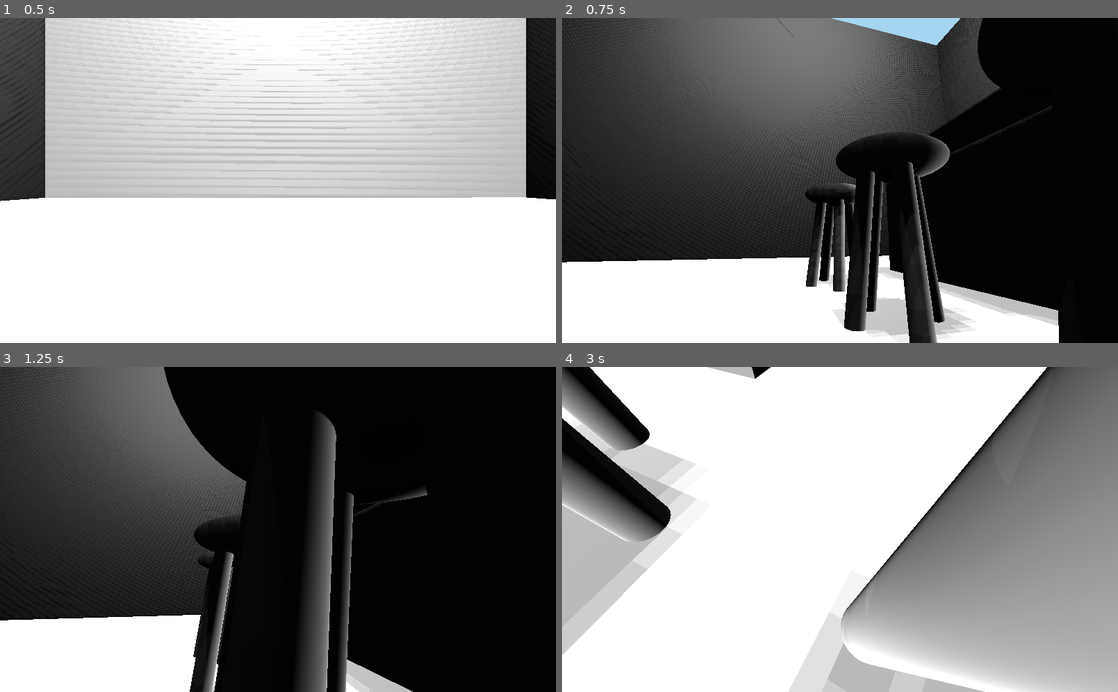
Above: before the commit, frames 1-4 (two rows, left to right).
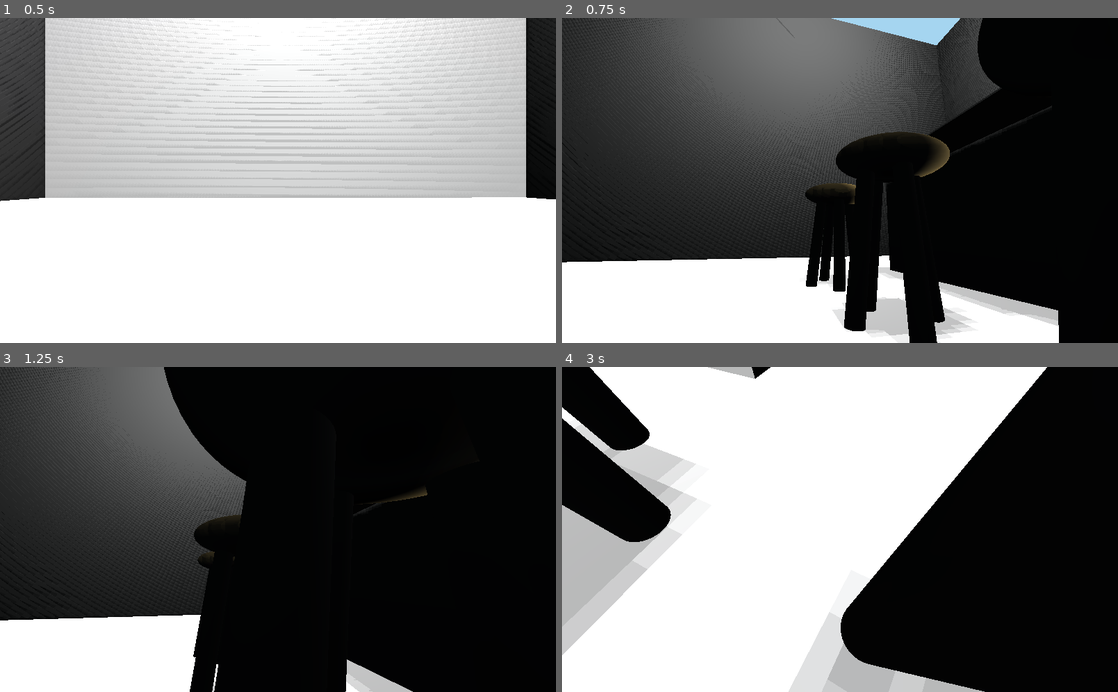
Above: after the commit, the same moments.

Repository: Gabbycl/AR218_Clay
Game: Godot game, scene res://Levels/Level0.tscn
Same seed, same stepped clock (60 frames per second), same inputs: the game is played once before the commit and once after it. The project has no main scene, so this scene is started directly.
Inputs (mouse positions are in pixels of both pictures, inside the frame that each line leads up to):
- Up to frame 1 (0.5 s): no input
- Up to frame 2 (0.75 s): tap Enter at 0.5 s; move the mouse to (962, 164) at 0.52 s; hold Right (move_right) from 0.53 s (still down)
- Up to frame 3 (1.25 s): keep holding Right (move_right); tap Space (jump) at 0.77 s
- Up to frame 4 (3 s): move the mouse to (728, 545) at 1.27 s; release Right (move_right) at 1.28 s; hold O (move_backward) 1.28-2.03 s; tap Space (jump) at 1.52 s; move the mouse to (895, 458) at 2.02 s; hold Right (move_right) 2.03-2.78 s; move the mouse to (812, 594) at 2.77 s; hold , (move_forward) from 2.78 s (still down)

Frame 1 is identical in both runs. In frame 2, 3.1% of the frame differs, in the area x 44-70%, y 35-100%; in frame 3, 5.1%; in frame 4, 37%, in the area x 0-100%, y 0-100%.

Commit message:
update

Diff:
--- a/3D_World_Workshop-main/3D_World_Workshop/Levels/Level0.tscn
+++ b/3D_World_Workshop-main/3D_World_Workshop/Levels/Level0.tscn
@@ -1,10 +1,11 @@
-[gd_scene load_steps=14 format=2]
+[gd_scene load_steps=15 format=2]
 
 [ext_resource path="res://default_env.tres" type="Environment" id=1]
 [ext_resource path="res://FirstPersonPlayer/Player.tscn" type="PackedScene" id=2]
 [ext_resource path="res://Materials/White.material" type="Material" id=3]
 [ext_resource path="res://Scenes/Stool.tscn" type="PackedScene" id=4]
 [ext_resource path="res://CatPhotos/cat_mask.jpeg" type="Texture" id=5]
+[ext_resource path="res://Scenes/Refrigerator.tscn" type="PackedScene" id=6]
 
 [sub_resource type="CubeMesh" id=1]
 material = ExtResource( 3 )
@@ -109,3 +110,6 @@
 
 [node name="Stool5" parent="." instance=ExtResource( 4 )]
 transform = Transform( 2.6032, 0, 0, 0, 2.6032, 0, 0, 0, 2.6032, 0.340633, -0.0802824, 4.7855 )
+
+[node name="Refrigerator" parent="." instance=ExtResource( 6 )]
+transform = Transform( 8.53572, 0, 0, 0, 10.5894, 0, 0, 0, 10.5894, -15.994, -0.241352, 29.4822 )
--- a/3D_World_Workshop-main/3D_World_Workshop/Materials/Light Brownl.tres
+++ b/3D_World_Workshop-main/3D_World_Workshop/Materials/Light Brownl.tres
@@ -1,3 +1,4 @@
 [gd_resource type="SpatialMaterial" format=2]
 
 [resource]
+albedo_color = Color( 0, 0, 0, 1 )
--- a/3D_World_Workshop-main/3D_World_Workshop/Scenes/Refrigerator.tscn
+++ b/3D_World_Workshop-main/3D_World_Workshop/Scenes/Refrigerator.tscn
@@ -20,33 +20,50 @@
 [sub_resource type="SpatialMaterial" id=7]
 albedo_color = Color( 0, 0, 0, 1 )
 
+[sub_resource type="CubeMesh" id=8]
+
+[sub_resource type="CubeMesh" id=9]
+
+[sub_resource type="SpatialMaterial" id=10]
+albedo_color = Color( 0.388235, 0.388235, 0.388235, 1 )
+
 [node name="Refrigerator" type="Spatial"]
 
 [node name="MeshInstance" type="MeshInstance" parent="."]
-transform = Transform( 0.327972, 0, 0, 0, 1.13293, 0, 0, 0, 0.234663, 0, 0.621398, 0 )
+transform = Transform( 0.327972, 0, 0, 0, 1.13293, 0, 0, 0, 0.234663, 0, 1.14212, 0 )
 mesh = SubResource( 1 )
 material/0 = SubResource( 2 )
 
-[node name="MeshInstance2" type="MeshInstance" parent="."]
-transform = Transform( 0.327972, 0, 0, 0, 1.13293, 0, 0, 0, 0.234663, -0.654091, 0.621398, 0 )
+[node name="MeshInstance2" type="MeshInstance" parent="MeshInstance"]
+transform = Transform( 1, 0, 0, 0, 1, 0, 0, 0, 1, -1.99435, 0, 0 )
 mesh = SubResource( 1 )
 material/0 = SubResource( 3 )
 
-[node name="MeshInstance3" type="MeshInstance" parent="."]
-transform = Transform( 0.0393826, 0, 0, 0, 0.200706, 0, 0, 0, 0.0294435, -0.239855, 0.634164, -0.266642 )
+[node name="MeshInstance3" type="MeshInstance" parent="MeshInstance/MeshInstance2"]
+transform = Transform( 0.120079, 0, 0, 0, 0.177157, 0, 0, 0, 0.125471, 1.26302, 0.0112681, -1.13628 )
 mesh = SubResource( 4 )
 material/0 = SubResource( 5 )
 
-[node name="MeshInstance5" type="MeshInstance" parent="."]
-transform = Transform( 0.0393826, 0, 0, 0, 0.200706, 0, 0, 0, 0.0294435, -0.415933, 0.634164, -0.266642 )
+[node name="MeshInstance4" type="MeshInstance" parent="MeshInstance/MeshInstance2/MeshInstance3"]
+transform = Transform( 0.21756, 0, 0, 0, 5.537, 0, 0, 0, 1.75693, -2.35005, -0.000343561, 2.43809 )
+mesh = SubResource( 6 )
+material/0 = SubResource( 7 )
+
+[node name="MeshInstance5" type="MeshInstance" parent="MeshInstance/MeshInstance2/MeshInstance3/MeshInstance4"]
+transform = Transform( 4.59644, 0, 0, 0, 0.180603, 0, 0, 0, 0.569175, -9.74865, 6.20484e-05, -1.3877 )
 mesh = SubResource( 4 )
 material/0 = SubResource( 5 )
 
-[node name="OmniLight" type="OmniLight" parent="."]
-transform = Transform( 1, 0, 0, 0, 1, 0, 0, 0, 1, -0.583675, 0, -1.0051 )
+[node name="MeshInstance6" type="MeshInstance" parent="MeshInstance/MeshInstance2/MeshInstance3/MeshInstance4/MeshInstance5"]
+transform = Transform( 5.16472, 0, 0, 0, 1.74917, 0, 0, 0, 1.87235, 11.2176, 0.674622, 2.31897 )
+mesh = SubResource( 8 )
+material/0 = null
+
+[node name="MeshInstance7" type="MeshInstance" parent="MeshInstance/MeshInstance2/MeshInstance3/MeshInstance4/MeshInstance5/MeshInstance6"]
+transform = Transform( 1.00533, 0, 0, 0, 0.108731, 0, 0, 0, 4.43172, -0.0274514, -0.859807, 2.42966 )
+mesh = SubResource( 9 )
+material/0 = SubResource( 10 )
+
+[node name="OmniLight" type="OmniLight" parent="MeshInstance/MeshInstance2/MeshInstance3/MeshInstance4/MeshInstance5/MeshInstance6/MeshInstance7"]
+transform = Transform( 4.89033, 0, 0, 0, 26.1972, 0, 0, 0, 4.09309, -0.0885095, 8.11752, -1.23597 )
 omni_range = 29.2
-
-[node name="MeshInstance4" type="MeshInstance" parent="."]
-transform = Transform( 0.00856806, 0, 0, 0, 1.11131, 0, 0, 0, 0.0517301, -0.332406, 0.634095, -0.194856 )
-mesh = SubResource( 6 )
-material/0 = SubResource( 7 )
--- a/3D_World_Workshop-main/3D_World_Workshop/Scenes/Stool.tscn
+++ b/3D_World_Workshop-main/3D_World_Workshop/Scenes/Stool.tscn
@@ -4,33 +4,34 @@
 
 [sub_resource type="SphereMesh" id=1]
 
-[sub_resource type="SpatialMaterial" id=3]
+[sub_resource type="SpatialMaterial" id=2]
+albedo_color = Color( 0.831373, 0.701961, 0.411765, 1 )
 
-[sub_resource type="CylinderMesh" id=2]
+[sub_resource type="CylinderMesh" id=3]
 
 [node name="Stool" type="Spatial"]
 
 [node name="Stool top" type="MeshInstance" parent="."]
 transform = Transform( 0.702339, 0, 0, 0, 0.225572, 0, 0, 0, 0.70852, 0, 1.8668, 0 )
 mesh = SubResource( 1 )
-material/0 = SubResource( 3 )
+material/0 = SubResource( 2 )
 
 [node name="Leg" type="MeshInstance" parent="Stool top"]
 transform = Transform( 0.162345, 0, 0, 0, 4.09426, 0.0567748, 0, -0.133154, 0.155425, 0, -4.24533, 0.51756 )
-mesh = SubResource( 2 )
+mesh = SubResource( 3 )
 material/0 = ExtResource( 1 )
 
 [node name="Leg2" type="MeshInstance" parent="Stool top"]
 transform = Transform( 0.16057, -0.193627, -0.00304641, 0.0736529, 4.06832, -0.0128332, 0.00368609, 0.048455, 0.15639, 0.647029, -4.34626, -0.122652 )
-mesh = SubResource( 2 )
+mesh = SubResource( 3 )
 material/0 = ExtResource( 1 )
 
 [node name="Leg3" type="MeshInstance" parent="Stool top"]
 transform = Transform( 0.160826, 0.176659, -0.00407075, -0.0680099, 4.0758, -0.00969615, 0.00368609, 0.048455, 0.15639, -0.6606, -4.34626, -0.122652 )
-mesh = SubResource( 2 )
+mesh = SubResource( 3 )
 material/0 = ExtResource( 1 )
 
 [node name="Leg4" type="MeshInstance" parent="Stool top"]
 transform = Transform( 0.162345, 3.14932e-09, -6.63015e-10, -3.87067e-10, 4.09275, -0.0448474, 3.28615e-10, 0.137787, 0.15582, -0.00598551, -4.19119, -0.606067 )
-mesh = SubResource( 2 )
+mesh = SubResource( 3 )
 material/0 = ExtResource( 1 )
Not shown: 1 places in 3D_World_Workshop-main/3D_World_Workshop/Scenes/Refrigerator.tscn that only renumber resources
